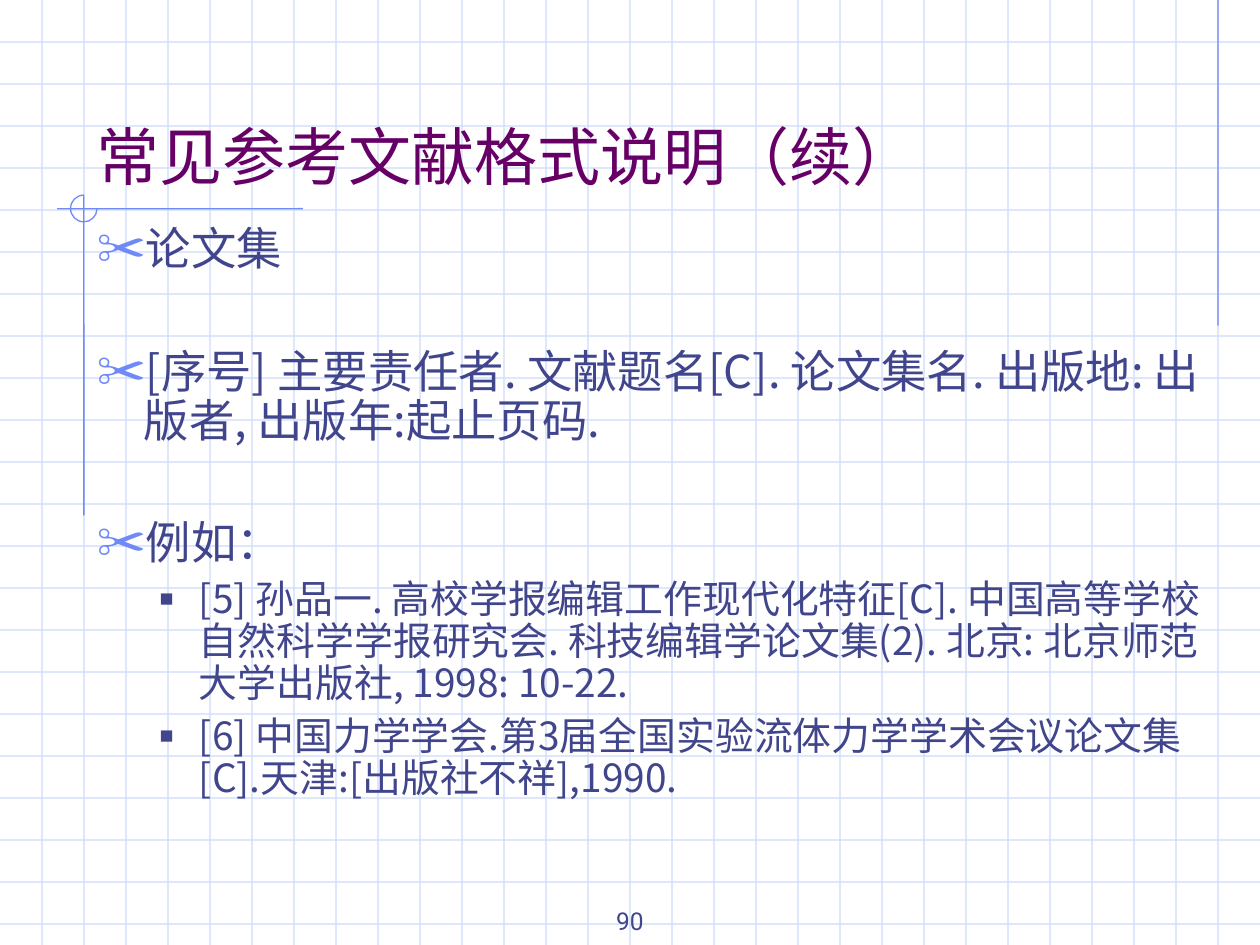
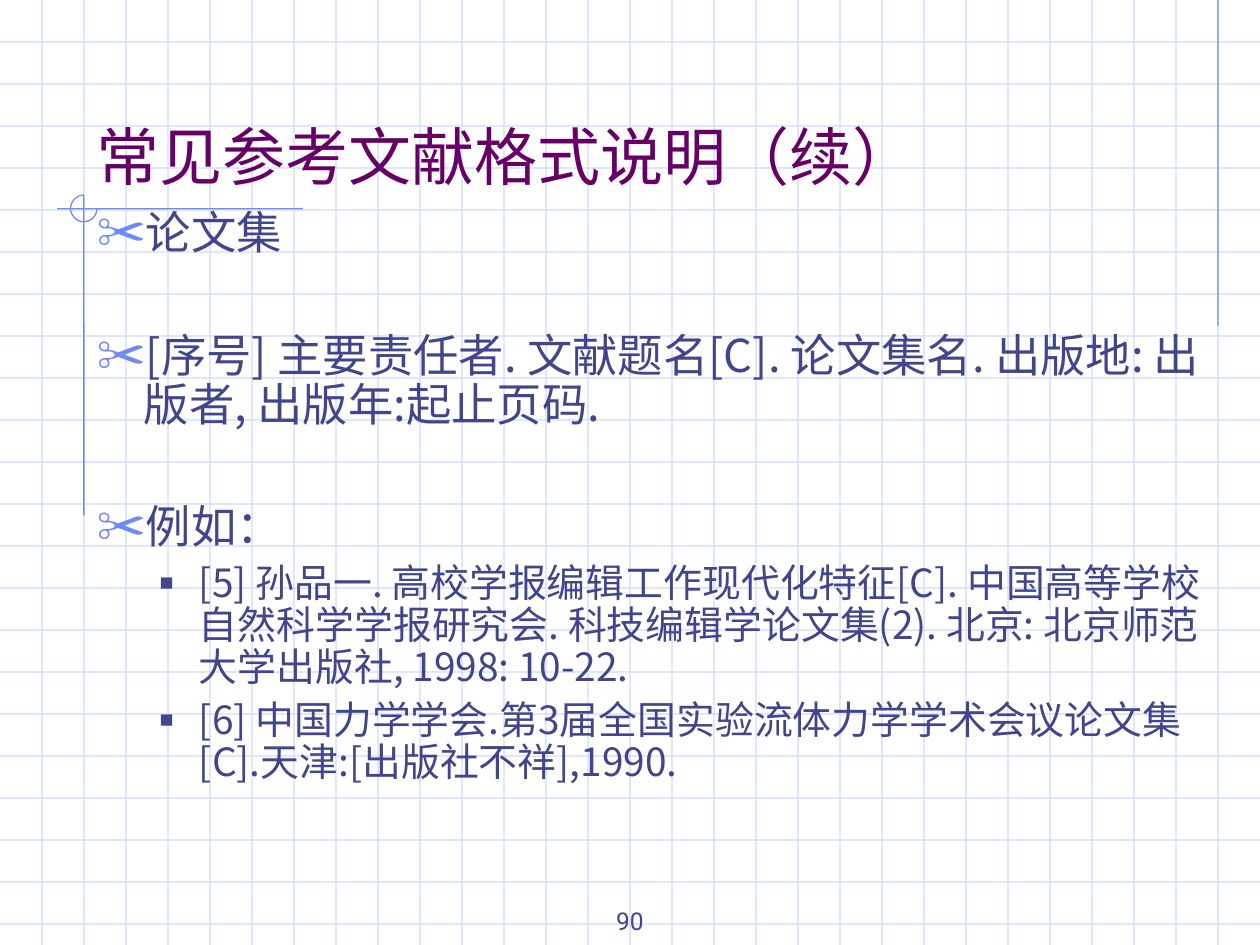
Before and after one commit to usiege/UCAS, a slide deck: slide 90 of 信息检索/文献检索与文献综述-IT.ppt. Drawn at 1260x945 pixels with LibreOffice and Linux fonts; fonts in the diff are those of the drawing; background and template pictures are left out. Boxes give left, top, right and bottom in pixels: in the first picture for what was removed or moved away, otherwise in the second. Text is boxed around its words. In the diff, an @@ line names an element or a change of style, - is before the commit and + after.

```diff
--- a/信息检索/文献检索与文献综述-IT.ppt
+++ b/信息检索/文献检索与文献综述-IT.ppt
@@ text "论文集": place and size @@
-text "论文集" at (144, 226, 1200, 799)
+text "论文集" at (144, 208, 1200, 783)
```
Also in this commit, not shown: 2 other files.
